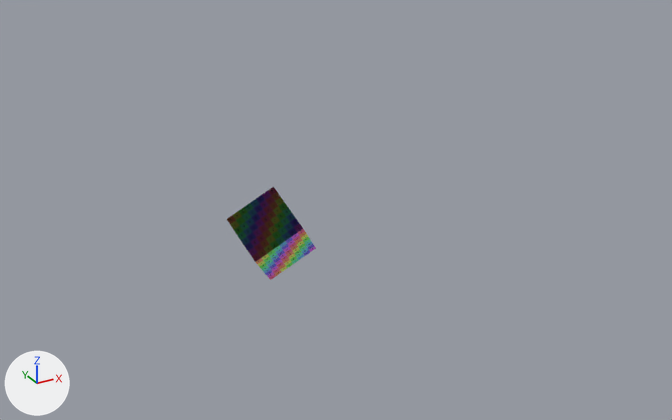
The Blender file project/Resources/Blender/01_12.blend, before and after one commit.
Both versions are drawn from a 50 mm lens placed at (-12.51, -27.47, 14.12), pointed at (-0.33, -5.32, 3.04). The axes (+X, +Y, +Z) are drawn at lower left. The lights are the same throughout.
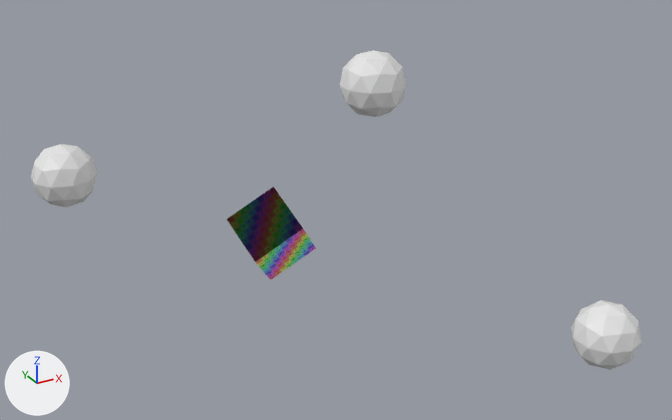
The change, as a list of edits to the scene's bpy script:
```text
Add me_ico球_002:
    me_ico球_002.from_pydata(...)  # an icosphere of 80 faces spanning x -0.95..0.95, y -1.0..1.0, z -1.0..1.0
Add ob_ico球_002:
    ob_ico球_002 = bpy.data.objects.new('ICO球.002', me_ico球_002)
    ob_ico球_002.parent = ob_ico球_001
    ob_ico球_002.matrix_parent_inverse = Matrix(((1.0, 0.0, 0.0, -1.233), (0.0, 1.0, 0.0, 4.742), (0.0, 0.0, 1.0, -6.526), (0.0, 0.0, 0.0, 1.0)))
    ob_ico球_002.location = (5.517, -10.86, 0.0)
Add ob_ico球_001:
    ob_ico球_001 = bpy.data.objects.new('ICO球.001', me_ico球_002.copy())
    ob_ico球_001.parent = ob_ico球
    ob_ico球_001.matrix_parent_inverse = Matrix(((1.0, 0.0, 0.0, 6.947), (0.0, 1.0, 0.0, 0.0), (0.0, 0.0, 1.0, -3.56), (0.0, 0.0, 0.0, 1.0)))
    ob_ico球_001.location = (1.233, -4.742, 6.526)
Add ob_ico球:
    ob_ico球 = bpy.data.objects.new('ICO球', me_ico球_002.copy())
    ob_ico球.location = (-6.95, 0.0, 3.56)
```

Pixel boxes [x1, y1, x2, y2] of what changed, in the pictures (672 x 420 px):
'ICO球.002', added
    after: [571, 300, 641, 370]
'ICO球.001', added
    after: [340, 50, 406, 117]
'ICO球', added
    after: [31, 144, 98, 207]
